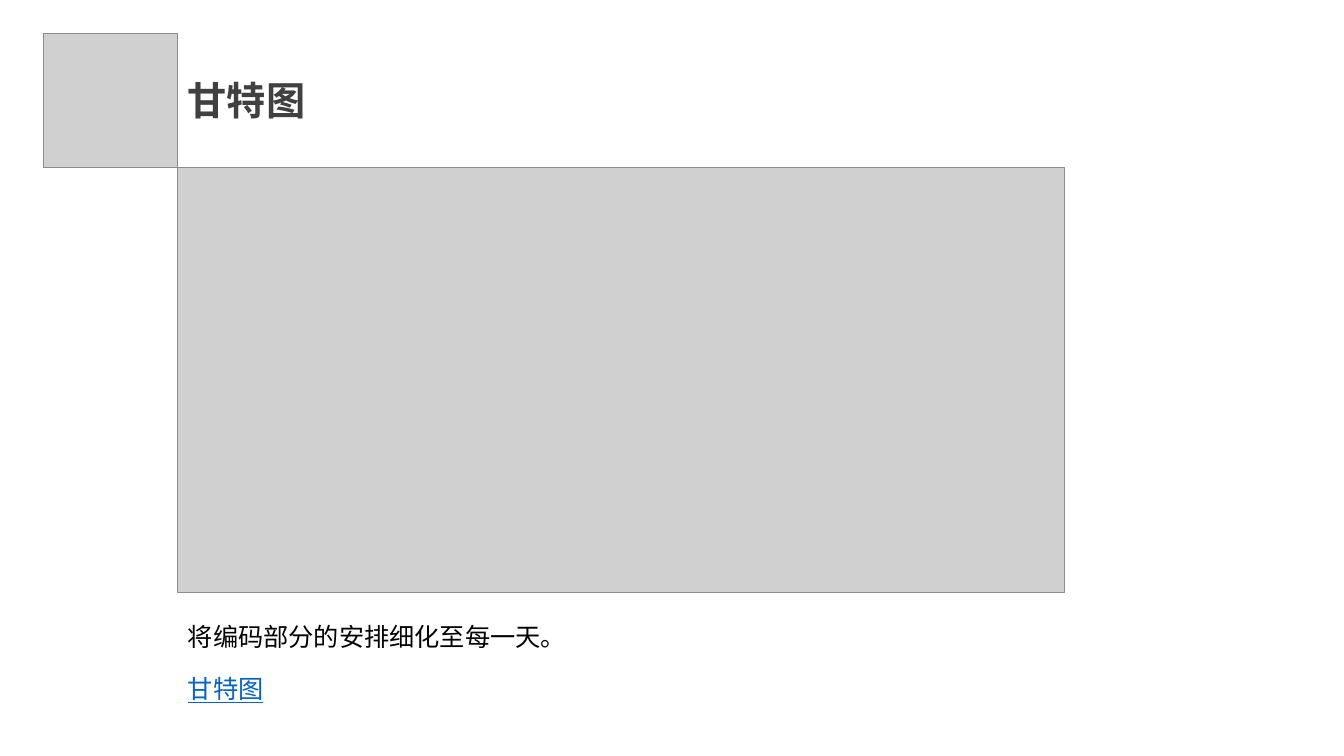
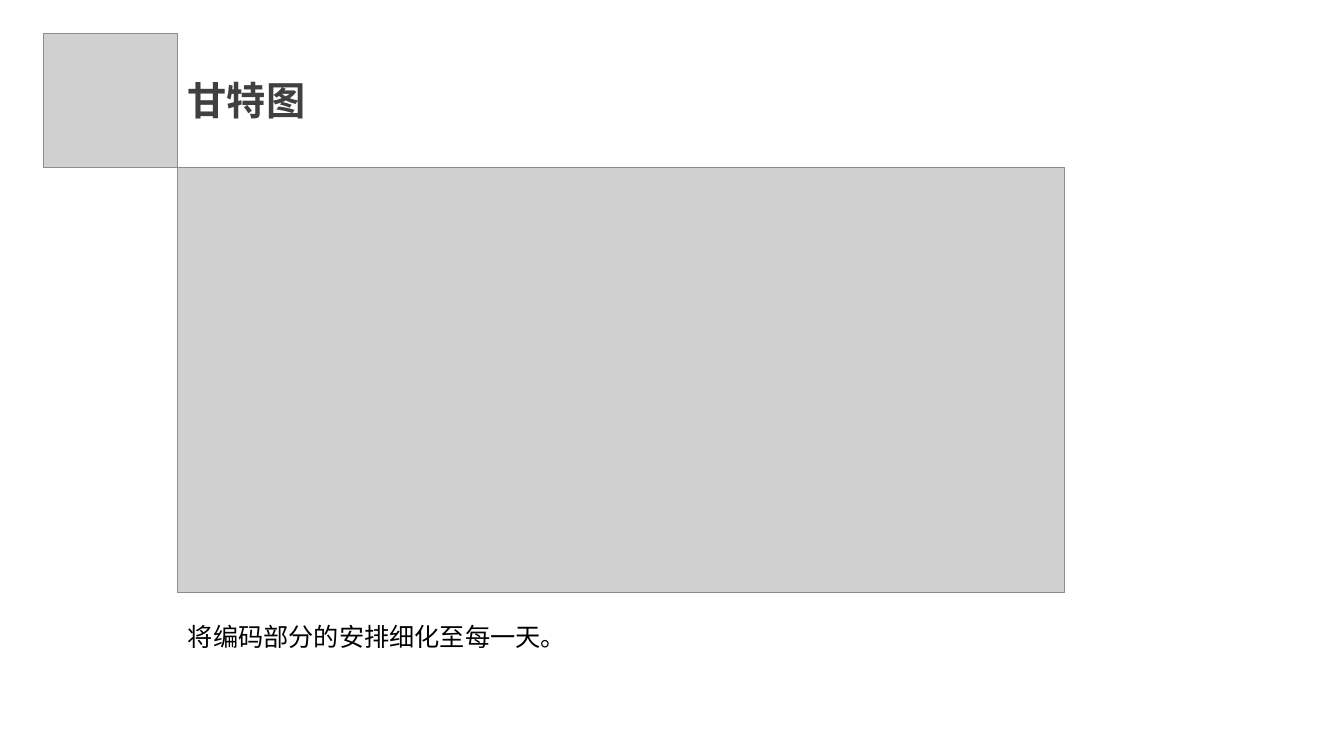
Before and after one commit to SE2020-G7/footprint, a slide deck: slide 30 of 评审PPT/实现/实现阶段.pptx (slide 29 before the commit). Drawn at 1344x756 pixels with LibreOffice and Linux fonts; fonts in the diff are those of the drawing; grey boxes stand for pictures. Boxes give left, top, right and bottom in pixels: in the first picture for what was removed or moved away, otherwise in the second. Text is boxed around its words. In the diff, an @@ line names an element or a change of style, - is before the commit and + after.

```diff
--- a/评审PPT/实现/实现阶段.pptx
+++ b/评审PPT/实现/实现阶段.pptx
@@ text removed at <box>188,676,264,703</box> @@
-甘特图
```
Also in this commit, not shown: 9 other slides changed, 2 slides added, 2 slides removed.
